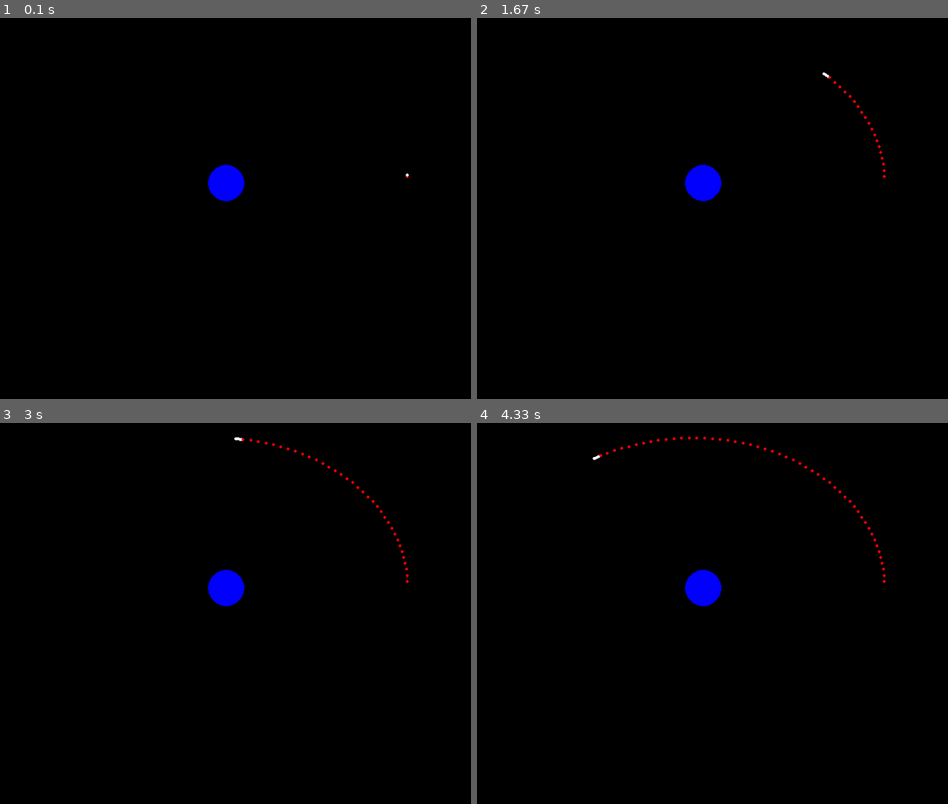
Above: before the commit, frames 1-4 (two rows, left to right).
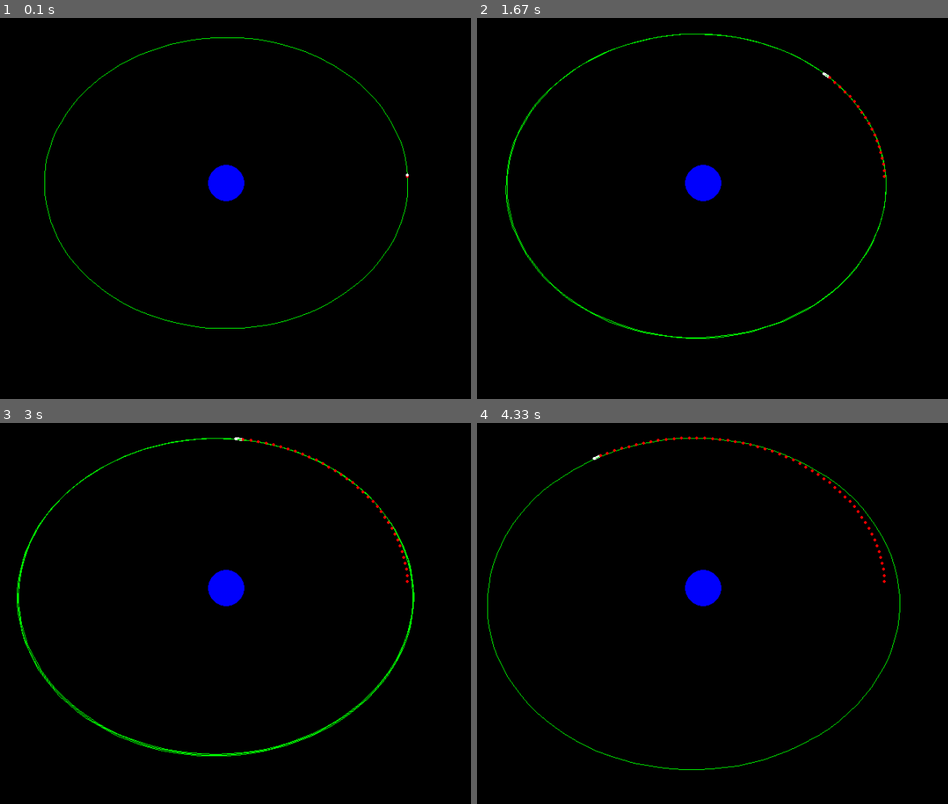
Above: after the commit, the same moments.

Repository: degtrdg/hohmann-transfer-rl
Game: pygame game, started from game.py
Two runs of this game, one before a commit and one after it. Both use one fixed random seed, a clock stepped at 60 frames per second and the inputs below.
Inputs:
- Up to frame 1 (0.1 s): no input
- Up to frame 2 (1.67 s): tap Space at 0.33, 0.73, 1.03, 1.23, 1.57 s
- Up to frame 3 (3 s): tap Space at 1.87, 2.07, 2.37, 2.63, 2.97 s
- Up to frame 4 (4.33 s): tap Space at 3.27, 3.4, 3.8, 4.1 s

The runs differ from the first frame. In frame 1, 0.8% of the frame differs, in the area x 9-87%, y 5-82%; in frame 2, 1.1%; in frame 3, 1.5%, in the area x 3-89%, y 3-88%; in frame 4, 0.9%.

Commit message:
Added predicted path

Diff:
--- a/game.py
+++ b/game.py
@@ -1,10 +1,12 @@
 import pygame
 import numpy as np
 from SimpleBurnEnv import SimpleBurnEnv
+import orbital_mechanics as om
 
 TRAIL_COLOR = (255, 0, 0)  # Red color for the trail
 STEP = 5  # Draw a trail dot every 5 frames
 MAX_TRAIL_LENGTH = 500  # Maximum number of points in the trail
+PREDICTED_ORBIT_COLOR = (0, 255, 0)  # Green color for the orbit
 
 # Scale factors for game dimensions and elements
 SCALE_FACTOR = 0.5  # adjust this value to get the right fit on your screen
@@ -51,6 +53,11 @@
     # Step the environment
     state, reward, done, truncated, info = env.step(action)
 
+    e = env.orbit_state[1:3]
+    a = env.orbit_state[3]
+    orbit = om.orbit_trajectory(e, a) # ellipse
+    orbit = (orbit / env.a0).T * (CENTER_POINT * (1 - 2 * PADDING)) + CENTER_POINT
+
     # Store the previous states
     if iteration % STEP == 0 and iteration != 0:
         prev_states.append(rocket_position.copy())
@@ -61,6 +68,9 @@
 
     # Draw Earth at the center
     pygame.draw.circle(win, BLUE, CENTER_POINT.astype(int), EARTH_RADIUS)
+
+    # Draw the theoretical orbit
+    pygame.draw.lines(win, PREDICTED_ORBIT_COLOR, False, orbit.astype(int), 1)
 
     # Draw the rocket's path
     for point in prev_states:
